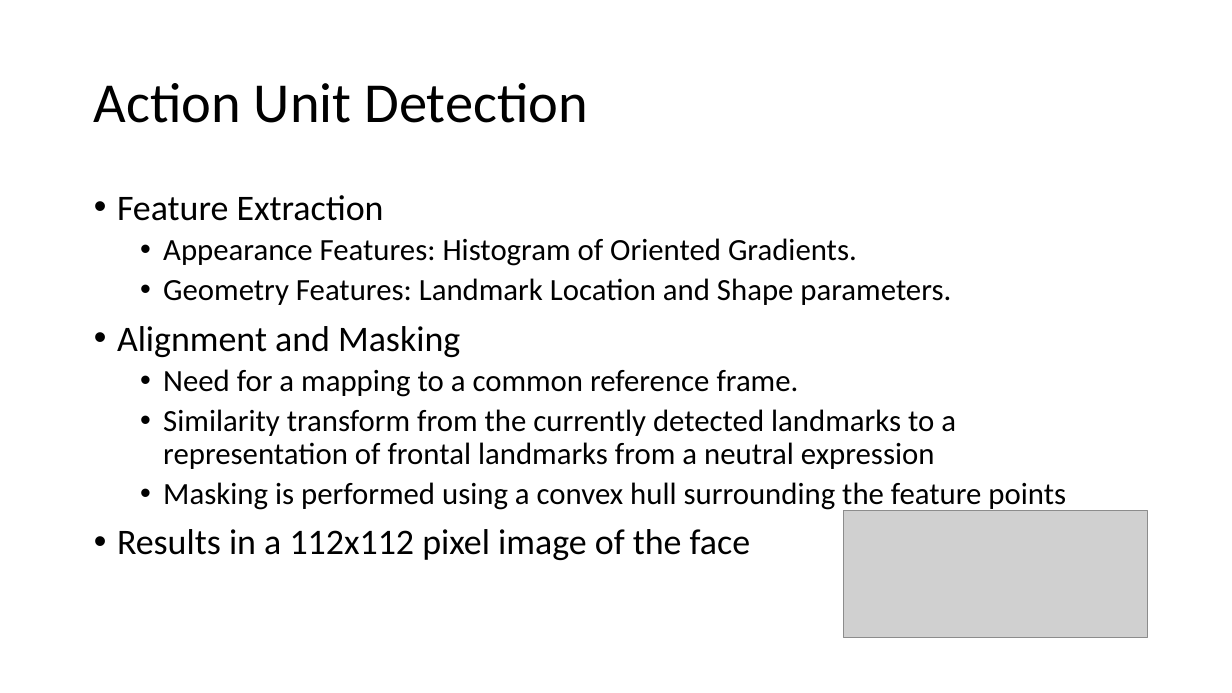
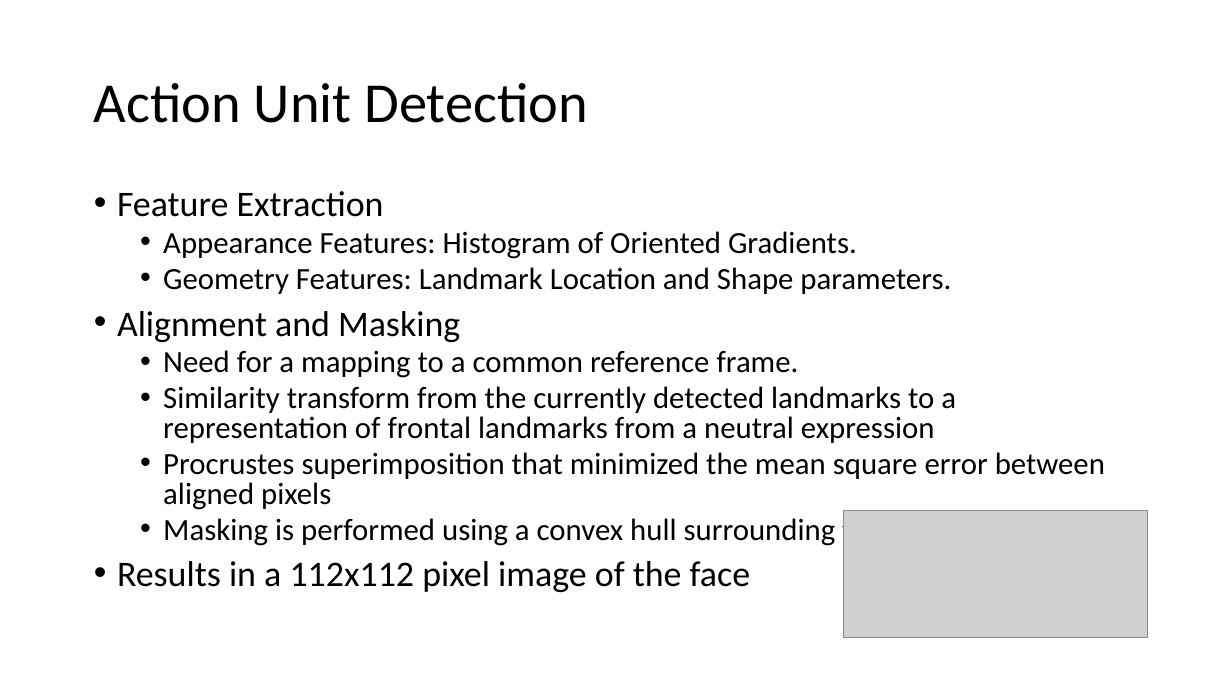
Before and after one commit to AscaL/thesis, a slide deck: slide 11 of Deception Detection using Facial Action Units.pptx (slide 12 before the commit). Drawn at 1232x693 pixels with LibreOffice and Linux fonts; fonts in the diff are those of the drawing; grey boxes stand for pictures. Boxes give left, top, right and bottom in pixels: in the first picture for what was removed or moved away, otherwise in the second. Text is boxed around its words. In the diff, an @@ line names an element or a change of style, - is before the commit and + after.

```diff
--- a/Deception Detection using Facial Action Units.pptx
+++ b/Deception Detection using Facial Action Units.pptx
@@ text at box(117, 191, 956, 592): line spacing 0.9 to 0.8 @@
@@ text at box(163, 452, 1105, 510): paragraph added @@
+  • Procrustes superimposition that minimized the mean square error between aligned pixels
```
Also in this commit, not shown: 2 other slides changed, 7 slides added, 1 slide removed, 2 other files.
